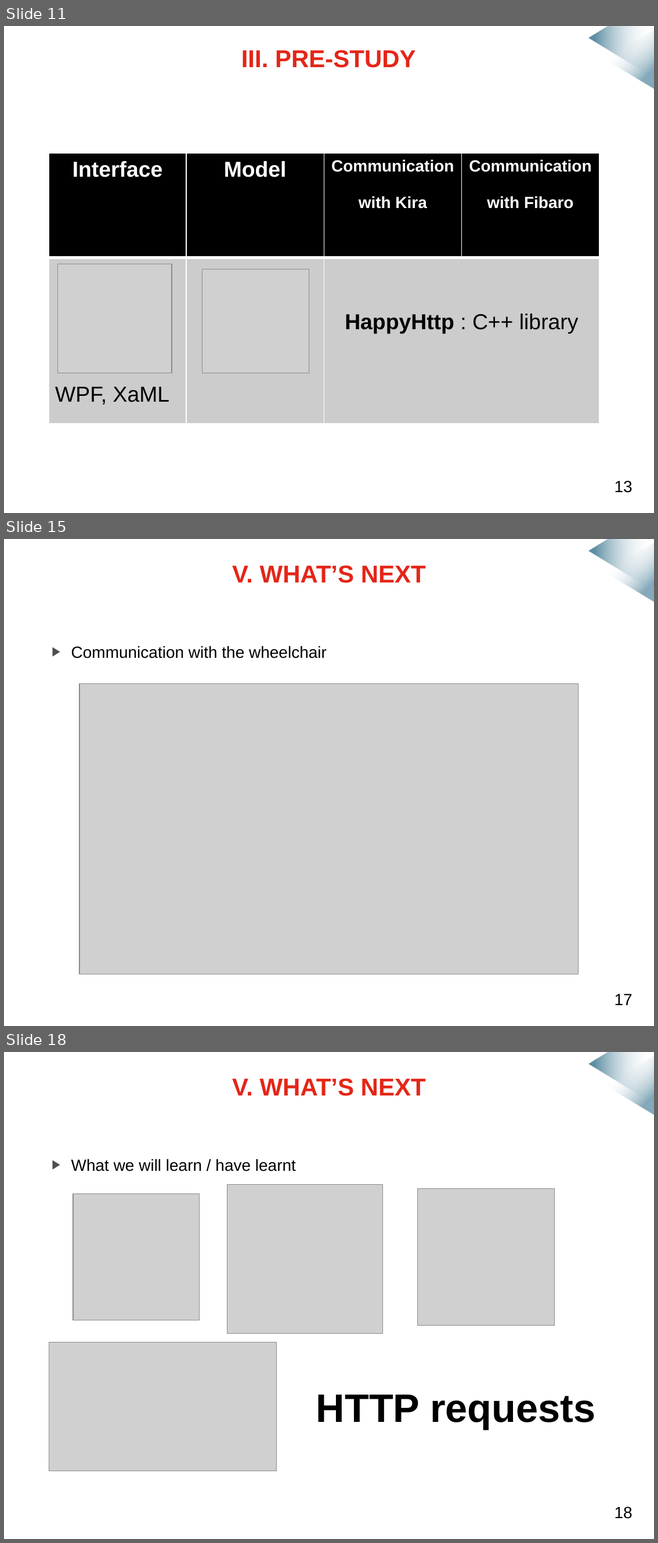
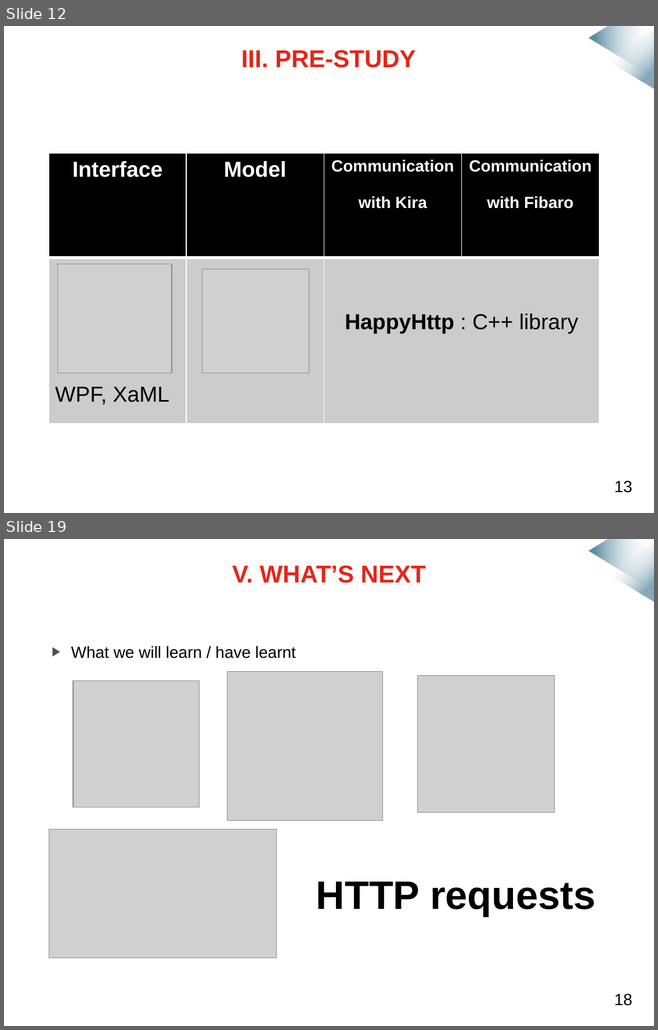
Before and after one commit to mmeven/EP_Domotique_Tablette, a slide deck: Rendu/Diapo_prototype_janvier.pptx. Shown one above the other, each under a label of ours: slides 11, 15 and 18 before the commit, slides 12 and 19 after it; the slides between them are not shown. The pictures are 658x1543 and 658x1030 pixels, drawn with LibreOffice and Linux fonts; fonts in the diff are those of the drawing; grey boxes stand for pictures; background and template pictures are left out. Boxes give left, top, right and bottom in pixels: in the first picture for what was removed or moved away, otherwise in the second. Text is boxed around its words. In the diff, an @@ line names an element or a change of style, - is before the commit and + after.

```diff
--- a/Rendu/Diapo_prototype_janvier.pptx
+++ b/Rendu/Diapo_prototype_janvier.pptx
@@ slide 15 removed at bbox=[4, 539, 654, 1026], background #FFFFFF; not listed: 2 template elements that a slide beside it also shows @@
@@ title removed at bbox=[232, 565, 426, 583] @@
-V. WHAT’S NEXT
@@ text removed at bbox=[71, 646, 326, 658] @@
-▶ Communication with the wheelchair
@@ picture removed at bbox=[79, 684, 578, 974] @@
@@ text removed at bbox=[614, 994, 632, 1005] @@
-17
@@ what was slide 11 is now slide 12 @@
@@ what was slide 18 is now slide 19 @@
```
Also in this commit, not shown: 10 slides changed, 4 slides added, 2 other slides removed.
